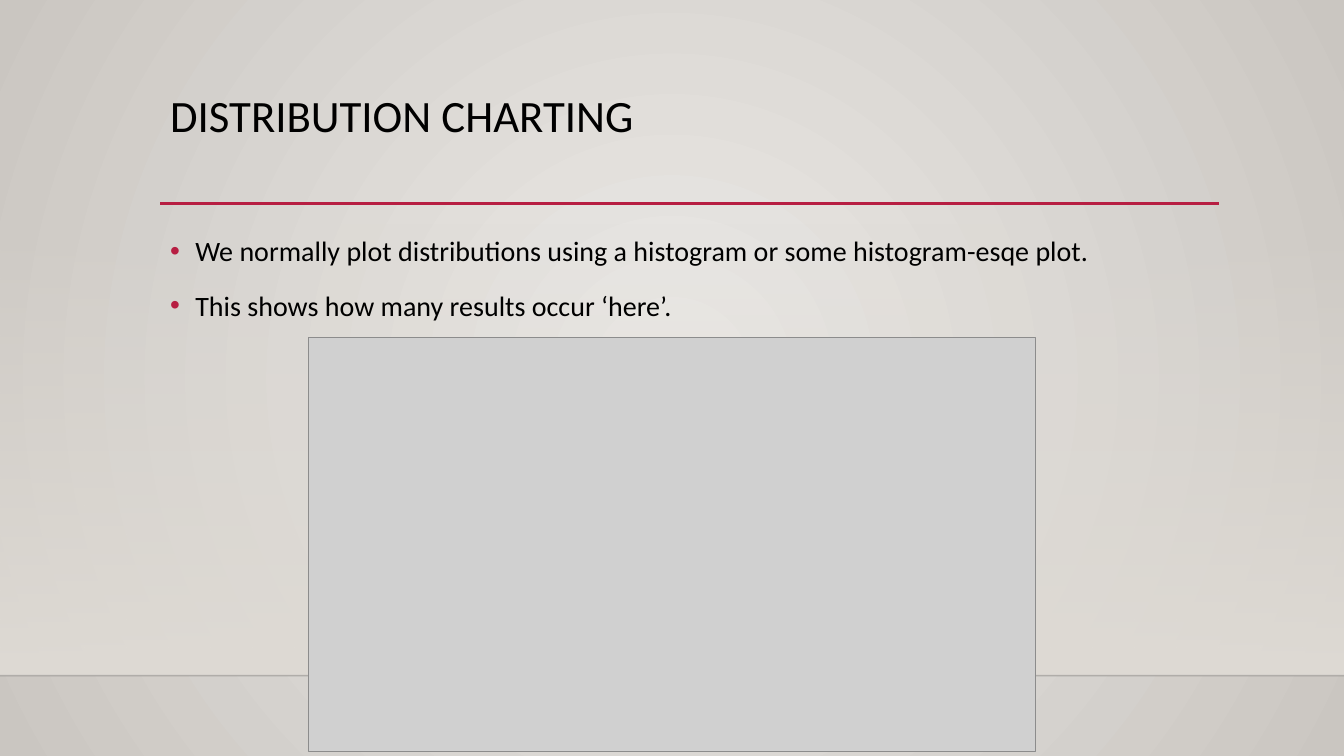
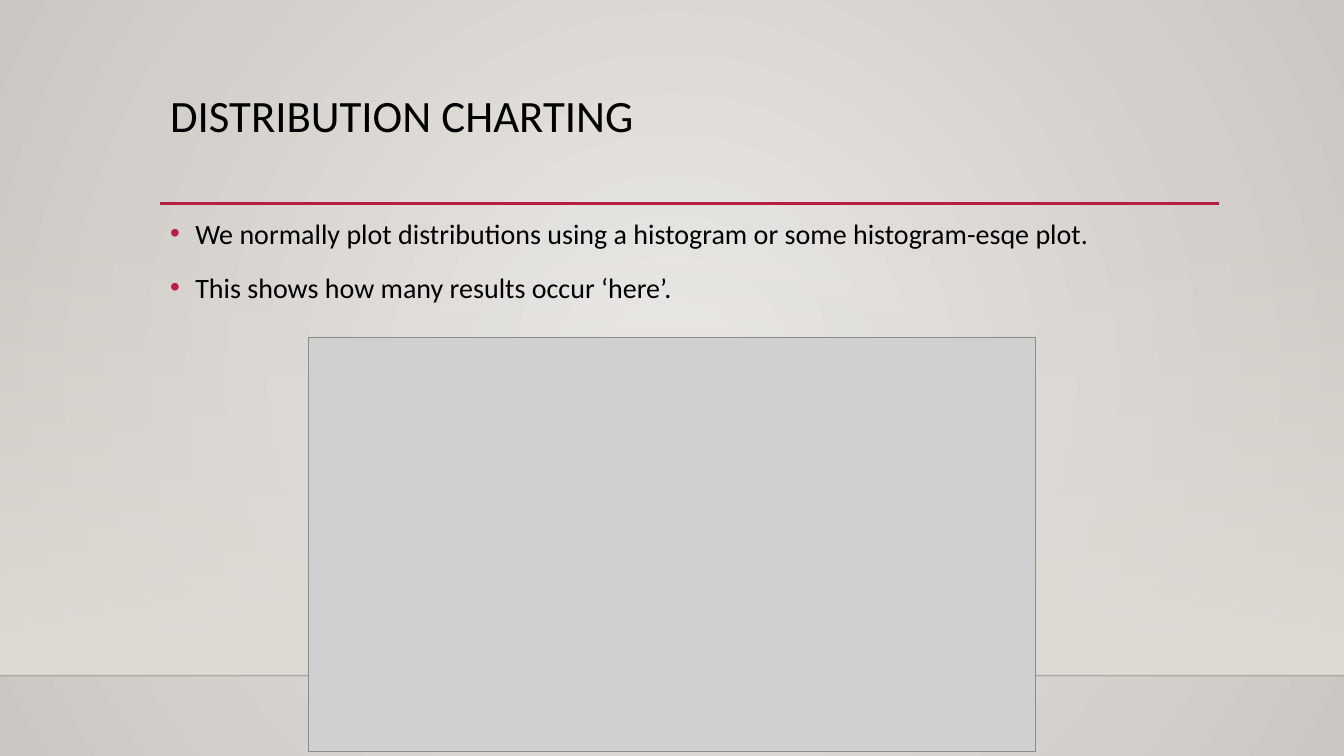
Before and after one commit to SedemSetor/Basic_Stats_in_Python_Student_Repository, a slide deck: slide 2 of reference_material/slides/004_Cumulative_Distributions.pptx. Drawn at 1344x756 pixels with LibreOffice and Linux fonts; fonts in the diff are those of the drawing; grey boxes stand for pictures; background and template pictures are left out. Boxes give left, top, right and bottom in pixels: in the first picture for what was removed or moved away, otherwise in the second. Text is boxed around its words. In the diff, an @@ line names an element or a change of style, - is before the commit and + after.

```diff
--- a/reference_material/slides/004_Cumulative_Distributions.pptx
+++ b/reference_material/slides/004_Cumulative_Distributions.pptx
@@ text "We normally plot distributions using ...": place and size @@
-text "We normally plot distributions using ..." at [195,241,1088,321]
+text "We normally plot distributions using ..." at [195,224,1088,303]
```
Also in this commit, not shown: 2 other slides changed, 13 slides added, 3 other files.
